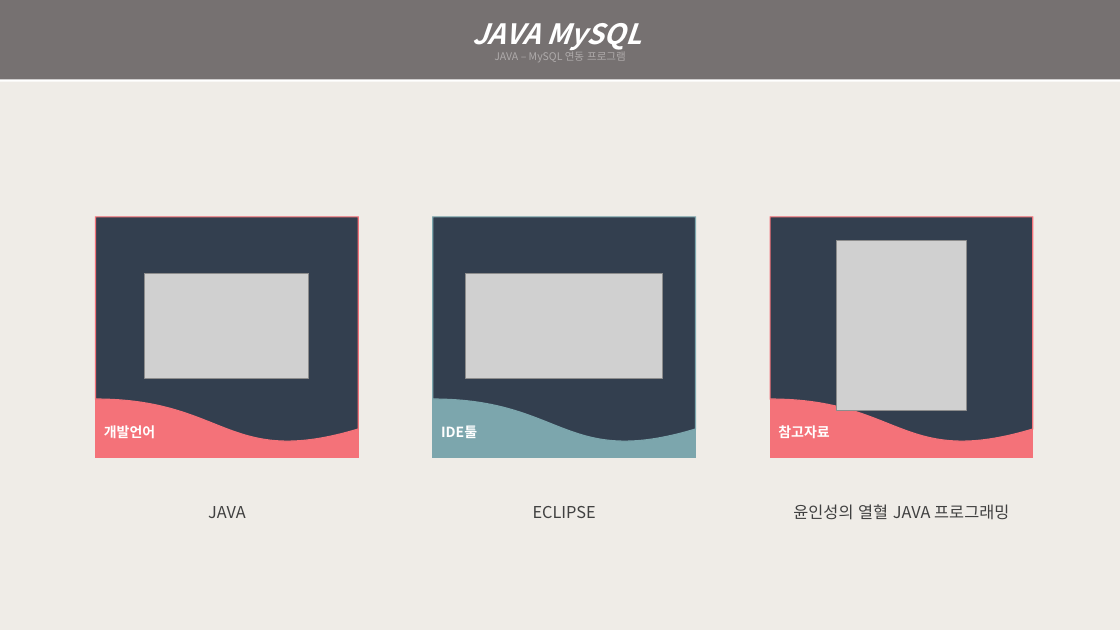
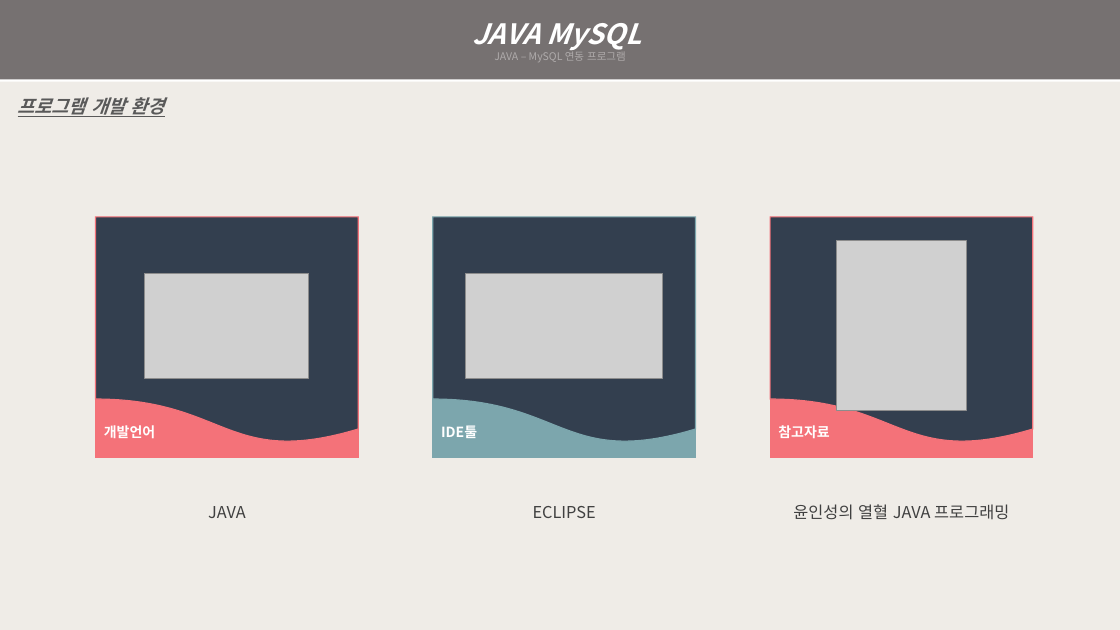
Before and after one commit to galaxy-light/201126-210604, a slide deck: slide 3 of 포트폴리오/Java/Java-MySQL - 양화영.pptx. Drawn at 1120x630 pixels with LibreOffice and Linux fonts; fonts in the diff are those of the drawing; grey boxes stand for pictures. Boxes give left, top, right and bottom in pixels: in the first picture for what was removed or moved away, otherwise in the second. Text is boxed around its words. In the diff, an @@ line names an element or a change of style, - is before the commit and + after.

```diff
--- a/포트폴리오/Java/Java-MySQL - 양화영.pptx
+++ b/포트폴리오/Java/Java-MySQL - 양화영.pptx
@@ text added at (x1=18, y1=97, x2=165, y2=117), 16 pt, text #595959, bold, italic, underline @@
+프로그램 개발 환경
```
Also in this commit, not shown: 4 other slides changed, 9 slides added, 4 slides removed, 44 other files.
